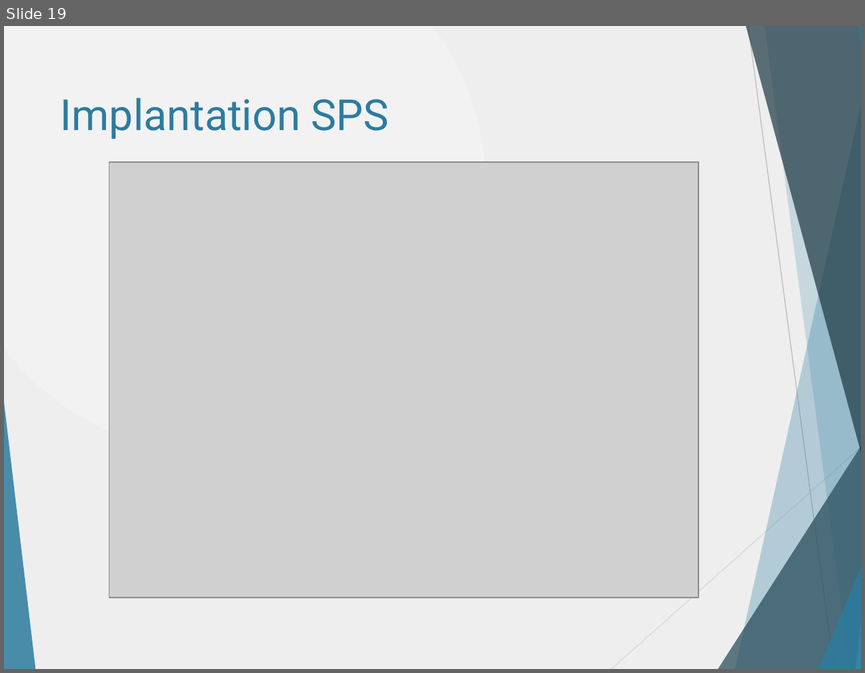
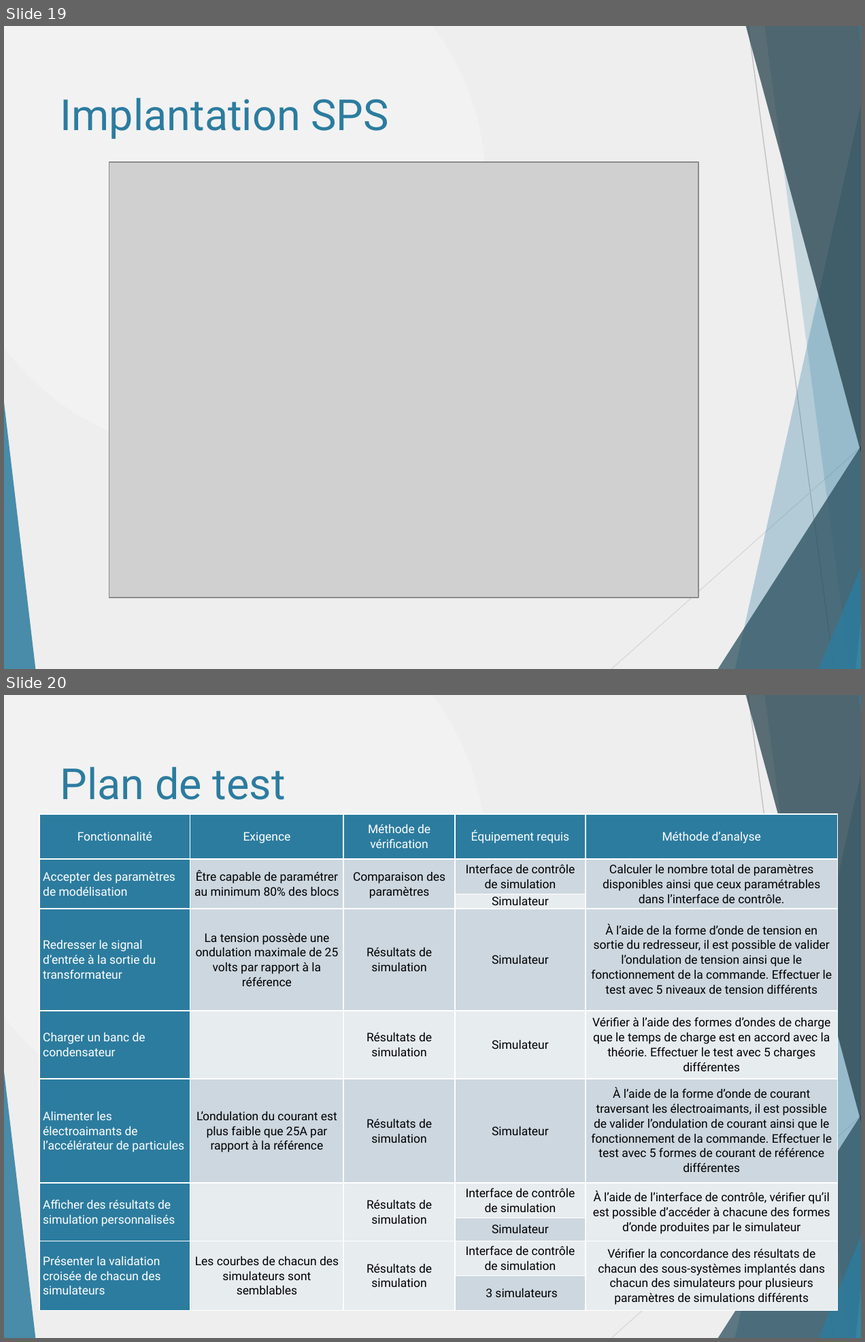
Before and after one commit to danthib76/DesignIV, a slide deck: Remise/Remise 2/Presentation1_corrigee_DT.pptx. Shown one above the other, each under a label of ours: slide 19 before the commit, slides 19 and 20 after it. The pictures are 865x673 and 865x1342 pixels, drawn with LibreOffice and Linux fonts; fonts in the diff are those of the drawing; grey boxes stand for pictures. Boxes give left, top, right and bottom in pixels: in the first picture for what was removed or moved away, otherwise in the second. Text is boxed around its words. In the diff, an @@ line names an element or a change of style, - is before the commit and + after.

Commit message:
Registre de risque, plan de test, gantt et WBS intégré dans le PPT

```diff
--- a/Remise/Remise 2/Presentation1_corrigee_DT.pptx
+++ b/Remise/Remise 2/Presentation1_corrigee_DT.pptx
@@ slide 20 added at (4,695,861,1338), background gradient #F2F2F2 to #EEEEEE; not listed: 10 template elements that a slide beside it also shows @@
@@ title added at (60,766,286,800), 36 pt, text #2C7C9F @@
+Plan de test
@@ table added at (39,814,837,1311), 10 rows, 5 columns @@
+Fonctionnalité | Exigence | Méthode de vérification | Équipement requis | Méthode d’analyse
+Accepter des paramètres de modélisation | Être capable de paramétrer au minimum 80% des blocs | Comparaison des paramètres | Interface de contrôle de simulation | Calculer le nombre total de paramètres disponibles ainsi que ceux paramétrables dans l’interface de contrôle.
+ |  |  | Simulateur | 
+Redresser le signal d’entrée à la sortie du transformateur | La tension possède une ondulation maximale de 25 volts par rapport à la référence | Résultats de simulation | Simulateur | À l’aide de la forme d’onde de tension en sortie du redresseur, il est possible de valider l’ondulation de tension ainsi que le fonctionnement de la commande. Effectuer le test avec 5 niveaux de tension différents
+Charger un banc de condensateur |  | Résultats de simulation | Simulateur | Vérifier à l’aide des formes d’ondes de charge que le temps de charge est en accord avec la théorie. Effectuer le test avec 5 charges différentes
+Alimenter les électroaimants de l’accélérateur de particules | L’ondulation du courant est plus faible que 25A par rapport à la référence | Résultats de simulation | Simulateur | À l’aide de la forme d’onde de courant traversant les électroaimants, il est possible de valider l’ondulation de courant ainsi que le fonctionnement de la commande. Effectuer le test avec 5 formes de courant de référence différentes
+Afficher des résultats de simulation personnalisés |  | Résultats de simulation | Interface de contrôle de simulation | À l’aide de l’interface de contrôle, vérifier qu’il est possible d’accéder à chacune des formes d’onde produites par le simulateur
+ |  |  | Simulateur | 
+Présenter la validation croisée de chacun des simulateurs | Les courbes de chacun des simulateurs sont semblables | Résultats de simulation | Interface de contrôle de simulation | Vérifier la concordance des résultats de chacun des sous-systèmes implantés dans chacun des simulateurs pour plusieurs paramètres de simulations différents
+ |  |  | 3 simulateurs | 
```
Also in this commit, not shown: 9 other slides added.
